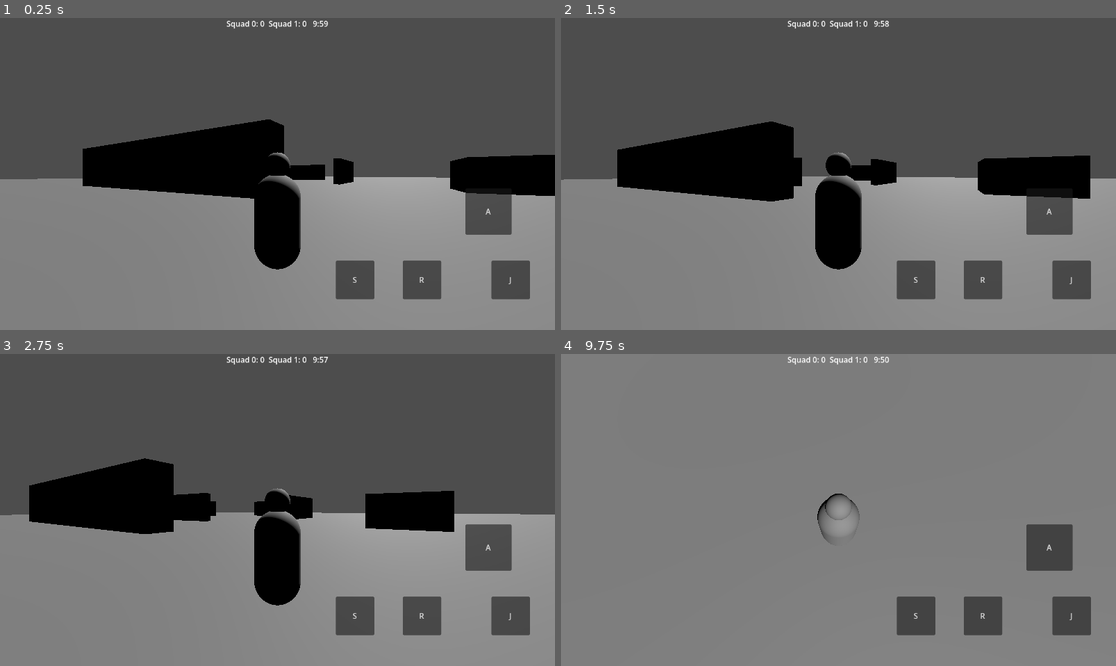
Above: before the commit, frames 1-4 (two rows, left to right).
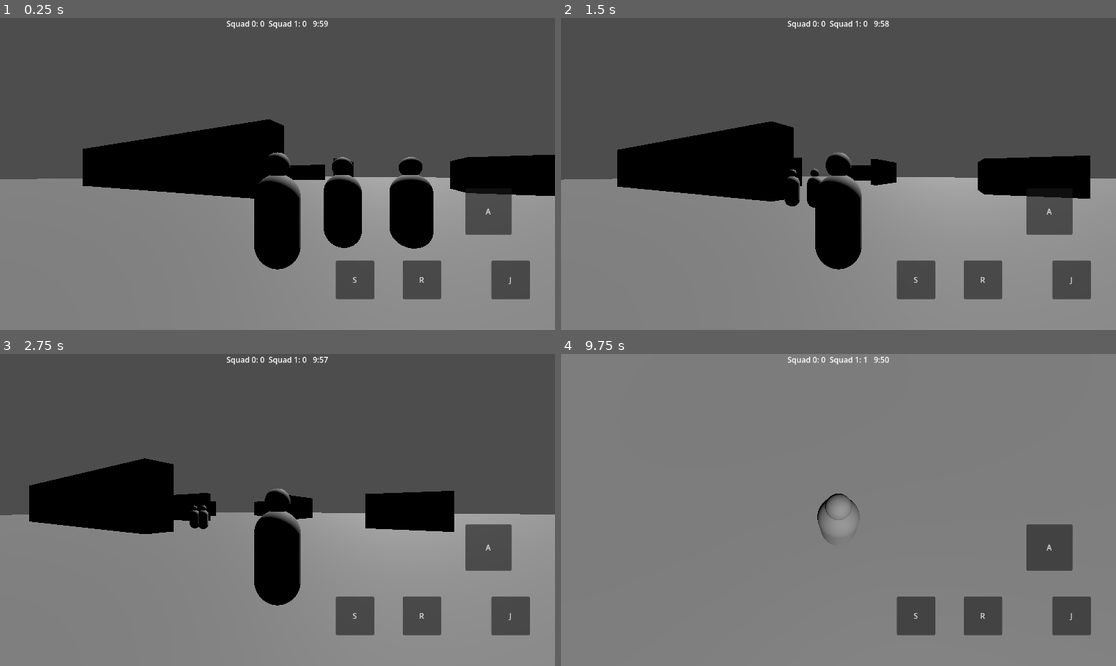
Above: after the commit, the same moments.

Repository: shibicb72-design/Project_Gladius
Game: Godot game, scene res://scenes/match/match.tscn
The game is run twice, just before and just after one commit, with the same random seed, the same clock (stepped at 60 frames per second) and the same inputs. This scene is started directly instead of the project's main scene.
Inputs (mouse positions are in pixels of both pictures, inside the frame that each line leads up to):
- Up to frame 1 (0.25 s): no input
- Up to frame 2 (1.5 s): move the mouse to (960, 158) at 0.52 s; hold D (move_right) 0.53-1.25 s; right-click (960, 158) at 0.6 s; tap Space (jump) at 0.77 s; click (960, 158) at 0.8 s; drag from (727, 189) to (810, 236) at 1.27 s
- Up to frame 3 (2.75 s): move the mouse to (333, 441) at 2.02 s; hold D (move_right) from 2.03 s (still down); right-click (333, 441) at 2.1 s; click (333, 441) at 2.3 s
- Up to frame 4 (9.75 s): release D (move_right) at 2.75 s; drag from (810, 572) to (672, 463) at 2.77 s; move the mouse to (1005, 556) at 3.52 s; hold A (move_left) 3.53-4.25 s; tap Down (look_down) at 3.6 s; tap Space (jump) at 3.77, 5, 6.5, 6.77, 8 s; click (1005, 556) at 3.8 s; tap R (reload) at 4.15 s; tap Enter at 4.25, 5.75, 7.25 s; drag from (672, 463) to (755, 432) at 4.27 s; move the mouse to (866, 510) at 5.02 s; hold S (move_back) 5.03-5.75 s; tap Right (look_right) at 5.1 s; click (866, 510) at 5.3 s; drag from (755, 432) to (727, 525) at 5.77 s; move the mouse to (960, 494) at 6.52 s; hold W (move_forward) 6.53-7.25 s; tap Q (swap_weapon) at 6.6 s; click (960, 494) at 6.8 s; drag from (727, 525) to (810, 572) at 7.27 s; move the mouse to (894, 441) at 8.02 s; hold S (move_back) 8.03-8.75 s; click (894, 441) at 8.1 s; drag from (810, 572) to (672, 463) at 8.77 s; move the mouse to (1005, 556) at 9.52 s; hold W (move_forward) from 9.53 s (still down); click (1005, 556) at 9.6 s

The runs differ from the first frame. In frame 1, 3.3% of the frame differs, in the area x 58-79%, y 44-74%; in frame 2, 0.3%; in frame 3, 0.1%; in frame 4, less than 0.1%.

Commit message:
S8: bots that play the hill (profiles, fill plan, brain, targeting, tests)
Co-Authored-By: Claude Sonnet 5.5 <noreply@anthropic.com>

Diff:
--- /dev/null
+++ b/data/bots.json
@@ -0,0 +1,23 @@
+{
+  "_placeholder": true,
+  "_todo": "OQ-30 OQ-31 OQ-32 OQ-33: every number in this file is a placeholder, not a design value. Only the profile names tiro/miles/centurion/legatus come from the design. damage_mult, health_mult, aim_smartness and grenade_freq are stored but not yet applied by the bot brain (OQ-31).",
+  "profiles": {
+    "tiro":      {"_placeholder": true, "accuracy": 0.35, "reaction_time_s": 0.8,  "damage_mult": 1.0, "health_mult": 1.0, "aim_smartness": 0.2, "grenade_freq": 0.0},
+    "miles":     {"_placeholder": true, "accuracy": 0.5,  "reaction_time_s": 0.6,  "damage_mult": 1.0, "health_mult": 1.0, "aim_smartness": 0.4, "grenade_freq": 0.0},
+    "centurion": {"_placeholder": true, "accuracy": 0.7,  "reaction_time_s": 0.4,  "damage_mult": 1.0, "health_mult": 1.0, "aim_smartness": 0.6, "grenade_freq": 0.0},
+    "legatus":   {"_placeholder": true, "accuracy": 0.9,  "reaction_time_s": 0.25, "damage_mult": 1.0, "health_mult": 1.0, "aim_smartness": 0.8, "grenade_freq": 0.0}
+  },
+  "match_fill": {"_placeholder": true, "squads": 2, "squad_size": 3, "profile": "tiro"},
+  "class_rotation": ["hastati", "sagittarii"],
+  "brain": {
+    "_placeholder": true,
+    "_todo": "OQ-31: bot behaviour tuning, not design values.",
+    "max_aim_error_deg": 12.0,
+    "turn_rate_rad_s": 6.0,
+    "sight_range_m": 60.0,
+    "fire_cone_deg": 6.0,
+    "aim_error_refresh_s": 0.5,
+    "hill_hold_fraction": 0.5
+  },
+  "commands": {"_todo": "OQ-33: no squad commands in milestone 1; bots always play the hill.", "enabled": []}
+}
--- /dev/null
+++ b/scripts/systems/bot_brain.gd
@@ -0,0 +1,116 @@
+class_name BotBrain
+extends Node
+## Child of a bot Pawn. Builds an InputFrame each physics tick from perception; never reads
+## player input. Moves to the hill via NavigationAgent3D and shoots the nearest visible enemy.
+
+const EYE_HEIGHT_M := 1.3
+const TARGET_HEIGHT_M := 1.0
+
+var pawn: Pawn
+var director: MatchDirector
+var profile: Dictionary = {}
+var cfg: Dictionary = {}
+var hill_center: Vector3 = Vector3.ZERO
+var hill_radius: float = 8.0
+var target_id: int = -1
+
+var _agent: NavigationAgent3D
+var _rng := RandomNumberGenerator.new()
+var _seen_for_s: float = 0.0
+var _error: Vector2 = Vector2.ZERO
+var _error_age_s: float = 0.0
+
+
+func setup(new_pawn: Pawn, new_director: MatchDirector, new_profile: Dictionary, new_cfg: Dictionary,
+		center: Vector3, radius: float) -> void:
+	pawn = new_pawn
+	director = new_director
+	profile = new_profile
+	cfg = new_cfg
+	hill_center = center
+	hill_radius = radius
+	_rng.randomize()
+
+
+func _ready() -> void:
+	_agent = NavigationAgent3D.new()
+	_agent.path_desired_distance = 1.0
+	_agent.target_desired_distance = 1.0
+	pawn.add_child(_agent)
+
+
+func _physics_process(delta: float) -> void:
+	pawn.set_frame(build_frame(delta))
+
+
+func build_frame(delta: float) -> InputFrame:
+	var frame := InputFrame.new()
+	if pawn == null or not pawn.is_alive() or not pawn.is_inside_tree():
+		return frame
+	var turn: float = float(cfg.get("turn_rate_rad_s", 6.0)) * delta
+	var enemy := _find_target()
+	var want_dir := Vector3.ZERO
+	if enemy != null:
+		_seen_for_s += delta
+		_error_age_s -= delta
+		if _error_age_s <= 0.0:
+			_error = BotTargeting.aim_error(float(profile.get("accuracy", 0.3)),
+					float(cfg.get("max_aim_error_deg", 12.0)), _rng)
+			_error_age_s = float(cfg.get("aim_error_refresh_s", 0.5))
+		var aim_pt: Vector3 = enemy.global_position + Vector3(0.0, TARGET_HEIGHT_M, 0.0)
+		want_dir = (aim_pt - (pawn.global_position + Vector3(0.0, EYE_HEIGHT_M, 0.0))).normalized()
+	else:
+		_seen_for_s = 0.0
+		_error_age_s = 0.0
+		_error = Vector2.ZERO
+
+	var move_dir := _move_direction()
+	if move_dir != Vector3.ZERO:
+		var local := pawn.global_transform.basis.inverse() * move_dir
+		frame.move = Vector2(local.x, local.z).limit_length(1.0)
+		if enemy == null:
+			want_dir = move_dir
+
+	if want_dir != Vector3.ZERO:
+		var yaw := BotTargeting.yaw_of(want_dir) + (_error.x if enemy != null else 0.0)
+		var pitch := BotTargeting.pitch_of(want_dir) + (_error.y if enemy != null else 0.0)
+		frame.look = BotTargeting.look_toward(pawn.rotation.y, pawn.pitch, yaw, pitch, turn)
+		if enemy != null and _seen_for_s >= float(profile.get("reaction_time_s", 0.5)):
+			var aimed := absf(wrapf(yaw - pawn.rotation.y, -PI, PI)) < deg_to_rad(float(cfg.get("fire_cone_deg", 6.0)))
+			frame.fire_pressed = aimed
+	return frame
+
+
+func _find_target() -> Pawn:
+	var origin := pawn.global_position + Vector3(0.0, EYE_HEIGHT_M, 0.0)
+	var cands: Array = []
+	var space := pawn.get_world_3d().direct_space_state
+	var players := director.all_players()
+	for id in players:
+		var other: Pawn = players[id]
+		if other == pawn or not other.is_inside_tree():
+			continue
+		var pos := other.global_position
+		var visible := false
+		if other.is_alive() and other.visible:
+			var q := PhysicsRayQueryParameters3D.create(origin, pos + Vector3(0.0, TARGET_HEIGHT_M, 0.0), Hitscan.MASK_WORLD)
+			visible = space.intersect_ray(q).is_empty()
+		cands.append({"id": id, "pos": pos, "squad": other.squad_id, "alive": other.is_alive(), "visible": visible})
+	target_id = BotTargeting.pick_target(pawn.global_position, pawn.squad_id, cands,
+			float(cfg.get("sight_range_m", 60.0)))
+	return players.get(target_id) if target_id >= 0 else null
+
+
+## World-space direction to walk, or ZERO when holding the hill.
+func _move_direction() -> Vector3:
+	var to_hill := hill_center - pawn.global_position
+	to_hill.y = 0.0
+	if to_hill.length() <= hill_radius * float(cfg.get("hill_hold_fraction", 0.5)):
+		return Vector3.ZERO
+	_agent.target_position = hill_center
+	var next := _agent.get_next_path_position()
+	var dir := next - pawn.global_position
+	dir.y = 0.0
+	if dir.length() < 0.1:
+		dir = to_hill  # no navmesh path yet: head straight for the hill
+	return dir.normalized()
--- /dev/null
+++ b/scripts/systems/bot_commands.gd
@@ -0,0 +1,9 @@
+class_name BotCommands
+extends RefCounted
+## Stub. No squad commands in milestone 1 (OQ-33); bots always play the hill.
+## Data hook: data/bots.json "commands.enabled" lists enabled commands (empty for now).
+
+enum Command { NONE, FOLLOW, ATTACK, HOLD, RUSH_HILL }
+
+static func enabled_from(cfg: Dictionary) -> Array:
+	return cfg.get("commands", {}).get("enabled", [])
--- /dev/null
+++ b/scripts/systems/bot_spawner.gd
@@ -0,0 +1,42 @@
+class_name BotSpawner
+extends RefCounted
+## Fills empty squad slots with bot pawns up to data/bots.json match_fill. Host-only.
+
+const BOTS_PATH := "res://data/bots.json"
+const _PawnScene := preload("res://scenes/player/pawn.tscn")
+const _BrainScript := preload("res://scripts/systems/bot_brain.gd")
+
+
+## humans_per_squad: squad id -> human count. Returns [{squad, class_id}] for each bot to add.
+## Classes rotate through class_rotation across the whole fill.
+static func plan_fill(humans_per_squad: Dictionary, cfg: Dictionary) -> Array:
+	var fill: Dictionary = cfg.get("match_fill", {})
+	var rotation: Array = cfg.get("class_rotation", ["hastati"])
+	var plan: Array = []
+	for squad in int(fill.get("squads", 0)):
+		var missing := int(fill.get("squad_size", 0)) - int(humans_per_squad.get(squad, 0))
+		for i in maxi(missing, 0):
+			plan.append({"squad": squad, "class_id": str(rotation[plan.size() % rotation.size()])})
+	return plan
+
+
+## Adds bot pawns (and brains) under `parent`, registers them with the director.
+## Player ids start at first_id. Returns the pawns.
+static func spawn_bots(parent: Node, director: MatchDirector, humans_per_squad: Dictionary,
+		hill_center: Vector3, hill_radius: float, first_id: int = 100) -> Array[Pawn]:
+	var cfg := DataRegistry.new().load_file(BOTS_PATH)
+	var profile: Dictionary = cfg.get("profiles", {}).get(cfg.get("match_fill", {}).get("profile", "tiro"), {})
+	var pawns: Array[Pawn] = []
+	for entry in plan_fill(humans_per_squad, cfg):
+		var pawn: Pawn = _PawnScene.instantiate()
+		pawn.class_id = entry["class_id"]
+		pawn.squad_id = entry["squad"]
+		pawn.name = "Bot%d" % (first_id + pawns.size())
+		parent.add_child(pawn)
+		var brain: Node = _BrainScript.new()
+		brain.name = "Brain"
+		brain.setup(pawn, director, profile, cfg.get("brain", {}), hill_center, hill_radius)
+		pawn.add_child(brain)
+		director.add_player(first_id + pawns.size(), pawn)
+		pawns.append(pawn)
+	return pawns
--- /dev/null
+++ b/scripts/systems/bot_targeting.gd
@@ -0,0 +1,40 @@
+class_name BotTargeting
+extends RefCounted
+## Pure bot maths: target selection and aim error. No nodes.
+
+
+## candidates: Array of {id, pos: Vector3, squad: int, alive: bool, visible: bool}.
+## Returns the id of the nearest living, visible enemy within range, or -1.
+static func pick_target(origin: Vector3, my_squad: int, candidates: Array, max_range_m: float) -> int:
+	var best := -1
+	var best_d := INF
+	for c in candidates:
+		if int(c["squad"]) == my_squad or not bool(c["alive"]) or not bool(c["visible"]):
+			continue
+		var d := origin.distance_to(c["pos"])
+		if d <= max_range_m and d < best_d:
+			best_d = d
+			best = int(c["id"])
+	return best
+
+
+## Random (yaw, pitch) error in radians. accuracy 1.0 gives zero error.
+static func aim_error(accuracy: float, max_error_deg: float, rng: RandomNumberGenerator) -> Vector2:
+	var limit := deg_to_rad(max_error_deg) * (1.0 - clampf(accuracy, 0.0, 1.0))
+	return Vector2(rng.randf_range(-limit, limit), rng.randf_range(-limit, limit))
+
+
+## Yaw of a world direction as the Y rotation that makes a node's -Z face it.
+static func yaw_of(dir: Vector3) -> float:
+	return atan2(-dir.x, -dir.z)
+
+
+static func pitch_of(dir: Vector3) -> float:
+	return asin(clampf(dir.normalized().y, -1.0, 1.0))
+
+
+## Look delta in the Pawn convention (rotate_y(-look.x), pitch -= look.y), limited per tick.
+static func look_toward(cur_yaw: float, cur_pitch: float, want_yaw: float, want_pitch: float, max_step: float) -> Vector2:
+	var dyaw := clampf(wrapf(want_yaw - cur_yaw, -PI, PI), -max_step, max_step)
+	var dpitch := clampf(want_pitch - cur_pitch, -max_step, max_step)
+	return Vector2(-dyaw, -dpitch)
--- a/scripts/systems/match_director.gd
+++ b/scripts/systems/match_director.gd
@@ -57,6 +57,10 @@
 	return true
 
 
+func all_players() -> Dictionary:
+	return _players
+
+
 func player(player_id: int) -> Pawn:
 	return _players.get(player_id)
 
--- a/scripts/systems/match_root.gd
+++ b/scripts/systems/match_root.gd
@@ -10,11 +10,14 @@
 ## Tests turn this off to override director config before calling begin().
 @export var auto_start: bool = true
 @export var bake_navmesh: bool = true
+## Fill empty squad slots with bots (data/bots.json match_fill). Existing tests turn it off.
+@export var fill_bots: bool = true
 
 var map_def: Dictionary = {}
 var map: Node3D
 var router: InputRouter
 var local_player: Pawn
+var bots: Array[Pawn] = []
 var zone: HillZone
 var _remaining_s: float = 0.0
 
@@ -73,6 +76,9 @@
 	rig.name = "CameraRig"
 	local_player.add_child(rig)
 	director.add_player(0, local_player)
+	if fill_bots:
+		# Host-only: the local player is the only human in squad 0.
+		bots = BotSpawner.spawn_bots(self, director, {0: 1}, center, float(hill.get("radius_m", 8.0)))
 
 	var squads: Array = range(int(director.match_cfg.get("offline_squads", 2)))
 	return director.start(squads, xforms, zone, randi())
--- /dev/null
+++ b/tests/test_bots.gd
@@ -0,0 +1,86 @@
+extends "res://tests/test_case.gd"
+
+const _MatchScene := preload("res://scenes/match/match.tscn")
+const BOTS_PATH := "res://data/bots.json"
+
+
+func _cfg() -> Dictionary:
+	return DataRegistry.new().load_file(BOTS_PATH)
+
+
+func test_fill_counts_from_data() -> void:
+	var plan := BotSpawner.plan_fill({0: 1}, _cfg())
+	assert_eq(plan.size(), 5, "1 human -> 5 bots for 2x3")
+	var per_squad := {0: 0, 1: 0}
+	for e in plan:
+		per_squad[e["squad"]] += 1
+	assert_eq(per_squad[0], 2, "squad 0 bots")
+	assert_eq(per_squad[1], 3, "squad 1 bots")
+	assert_eq(BotSpawner.plan_fill({0: 3, 1: 3}, _cfg()).size(), 0, "full squads need no bots")
+
+
+func test_bots_alternate_classes() -> void:
+	var plan := BotSpawner.plan_fill({0: 1}, _cfg())
+	var rotation: Array = _cfg()["class_rotation"]
+	for i in plan.size():
+		assert_eq(plan[i]["class_id"], rotation[i % rotation.size()], "class of bot %d" % i)
+	assert_true(plan[0]["class_id"] != plan[1]["class_id"], "neighbouring bots differ")
+
+
+func test_targeting_picks_nearest_visible_enemy_not_teammate() -> void:
+	var cands := [
+		{"id": 1, "pos": Vector3(2, 0, 0), "squad": 0, "alive": true, "visible": true},   # teammate
+		{"id": 2, "pos": Vector3(10, 0, 0), "squad": 1, "alive": true, "visible": true},
+		{"id": 3, "pos": Vector3(5, 0, 0), "squad": 1, "alive": true, "visible": false},  # hidden
+		{"id": 4, "pos": Vector3(4, 0, 0), "squad": 1, "alive": false, "visible": true},  # dead
+		{"id": 5, "pos": Vector3(20, 0, 0), "squad": 1, "alive": true, "visible": true},
+	]
+	assert_eq(BotTargeting.pick_target(Vector3.ZERO, 0, cands, 60.0), 2, "nearest visible living enemy")
+	assert_eq(BotTargeting.pick_target(Vector3.ZERO, 0, cands, 5.0), -1, "none in range")
+	assert_eq(BotTargeting.pick_target(Vector3.ZERO, 0, [], 60.0), -1, "no candidates")
+
+
+func test_aim_error_scales_with_accuracy() -> void:
+	var low := 0.0
+	var high := 0.0
+	var rng := RandomNumberGenerator.new()
+	rng.seed = 42
+	for i in 200:
+		low += BotTargeting.aim_error(0.2, 12.0, rng).length()
+	rng.seed = 42
+	for i in 200:
+		high += BotTargeting.aim_error(0.9, 12.0, rng).length()
+	assert_true(low > high * 3.0, "low accuracy errs more (%s vs %s)" % [low, high])
+	assert_eq(BotTargeting.aim_error(1.0, 12.0, rng), Vector2.ZERO, "perfect accuracy has no error")
+
+
+func test_bot_profile_fields_present() -> void:
+	var profiles: Dictionary = _cfg()["profiles"]
+	for name in ["tiro", "miles", "centurion", "legatus"]:
+		assert_true(profiles.has(name), "profile " + name)
+		for field in ["accuracy", "reaction_time_s", "damage_mult", "health_mult", "aim_smartness", "grenade_freq"]:
+			assert_true(profiles.get(name, {}).has(field), "%s.%s" % [name, field])
+	assert_true(_cfg()["match_fill"]["profile"] in profiles, "match_fill profile exists")
+	assert_eq(BotCommands.enabled_from(_cfg()).size(), 0, "no commands in milestone 1")
+
+
+func test_bot_moves_toward_hill() -> void:
+	var m: MatchRoot = _MatchScene.instantiate()
+	m.auto_start = false
+	m.bake_navmesh = true
+	var tree: SceneTree = Engine.get_main_loop()
+	tree.root.add_child(m)
+	await tree.physics_frame
+	m.director.load_config()
+	m.director.match_cfg["spawn_protection_s"] = 60.0
+	assert_true(m.begin(), "begin succeeds")
+	assert_eq(m.bots.size(), 5, "five bots spawned")
+	await tree.physics_frame
+	var bot: Pawn = m.bots[m.bots.size() - 1]  # squad 1, away from the player
+	var center: Vector3 = m.zone.global_position
+	var start := bot.global_position.distance_to(center)
+	for i in 180:
+		await tree.physics_frame
+	var after := bot.global_position.distance_to(center)
+	assert_true(after < start - 1.0, "bot closed on hill: %s -> %s" % [start, after])
+	m.queue_free()
--- a/tests/test_match_scene.gd
+++ b/tests/test_match_scene.gd
@@ -8,6 +8,7 @@
 	var m: MatchRoot = _MatchScene.instantiate()
 	m.auto_start = false
 	m.bake_navmesh = false
+	m.fill_bots = false
 	var tree: SceneTree = Engine.get_main_loop()
 	tree.root.add_child(m)
 	# The tree may not run _ready (and so resolve @onready nodes) until the next frame.
Not shown, added: scripts/systems/bot_brain.gd.uid
Not shown, added: scripts/systems/bot_commands.gd.uid
Not shown, added: scripts/systems/bot_spawner.gd.uid
Not shown, added: scripts/systems/bot_targeting.gd.uid
Not shown, added: tests/test_bots.gd.uid
Not shown, changed: docs/OPEN_QUESTIONS.md
Not shown, changed: docs/plans/sprint1.md
